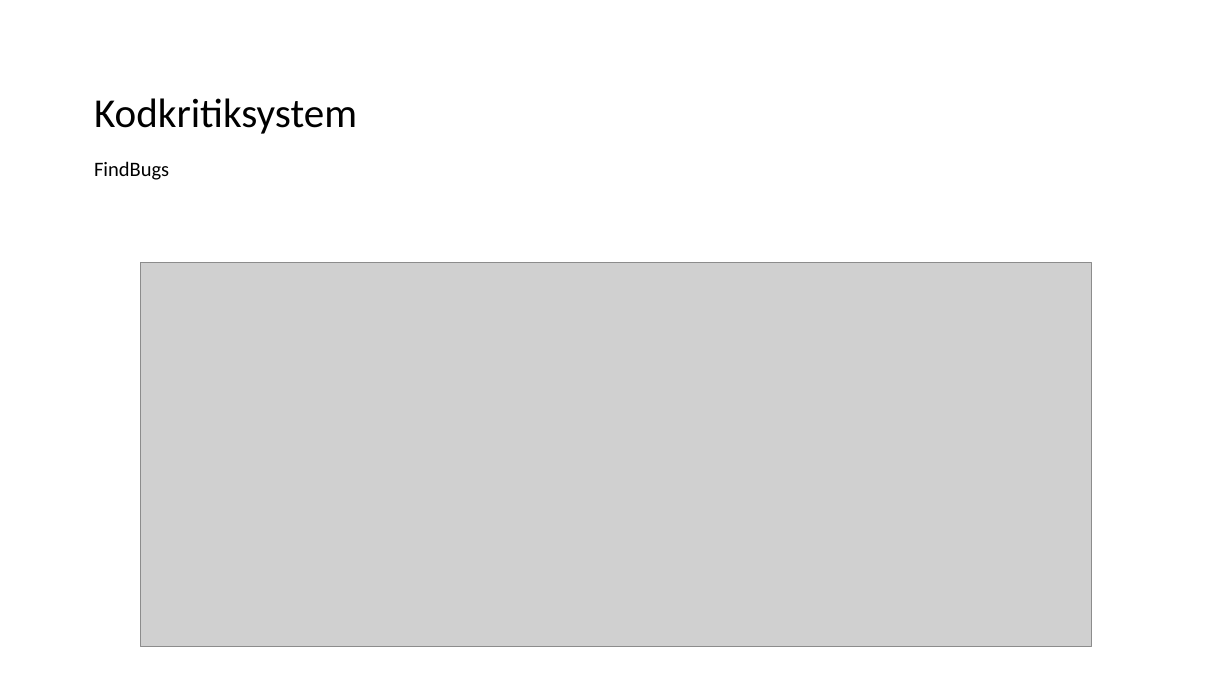
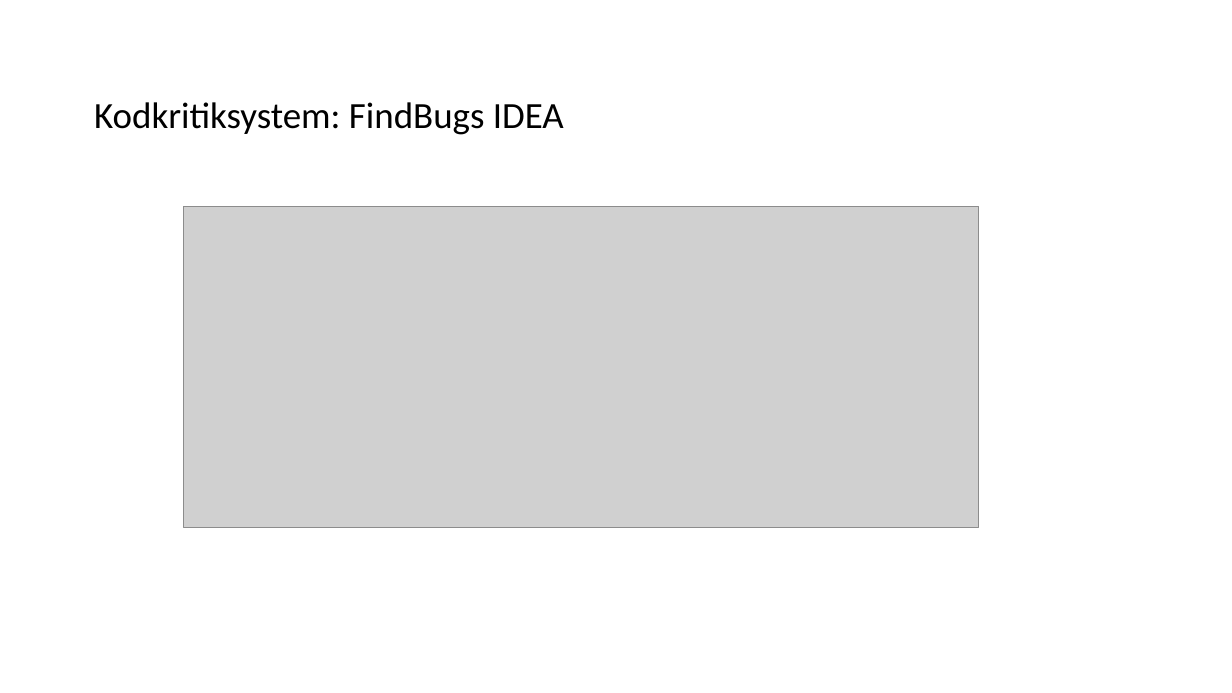
Before and after one commit to hampusidstam/InteGame, a slide deck: slide 32 of docs/Slutredovisning_grp5_v8.pptx. Drawn at 1232x693 pixels with LibreOffice and Linux fonts; fonts in the diff are those of the drawing; grey boxes stand for pictures. Boxes give left, top, right and bottom in pixels: in the first picture for what was removed or moved away, otherwise in the second. Text is boxed around its words. In the diff, an @@ line names an element or a change of style, - is before the commit and + after.

```diff
--- a/docs/Slutredovisning_grp5_v8.pptx
+++ b/docs/Slutredovisning_grp5_v8.pptx
@@ title at bbox=[94, 102, 564, 135]: text changed; size 32 to 28.8 pt @@
-Kodkritiksystem
+Kodkritiksystem: FindBugs IDEA
@@ text removed at bbox=[94, 161, 169, 180] @@
-FindBugs
@@ picture: place and size @@
-picture at bbox=[140, 262, 1092, 647]
+picture at bbox=[184, 206, 980, 528]
```
Also in this commit, not shown: 8 other slides changed, 1 slide added.
